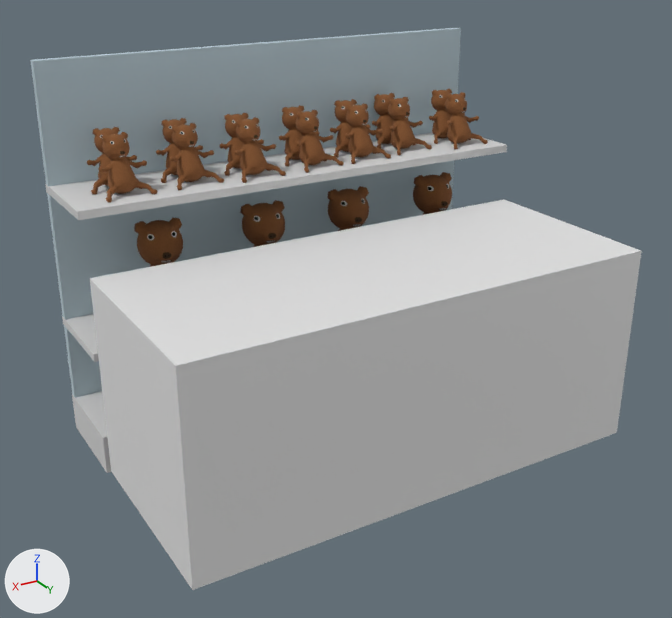
Before and after pictures for a commit that changed the glTF model theroom/excersizes/souvenirbutik/reol4.gltf.
The view is the same before and after, from a camera (50 mm lens) standing at (4.48, 8.32, 5.04) and looking at (0.2, 1.19, 1.48). The axes (+X, +Y, +Z) are drawn at lower left. The lights are the same throughout. Where no turn or scale is listed for an object, it has been applied to the vertices.
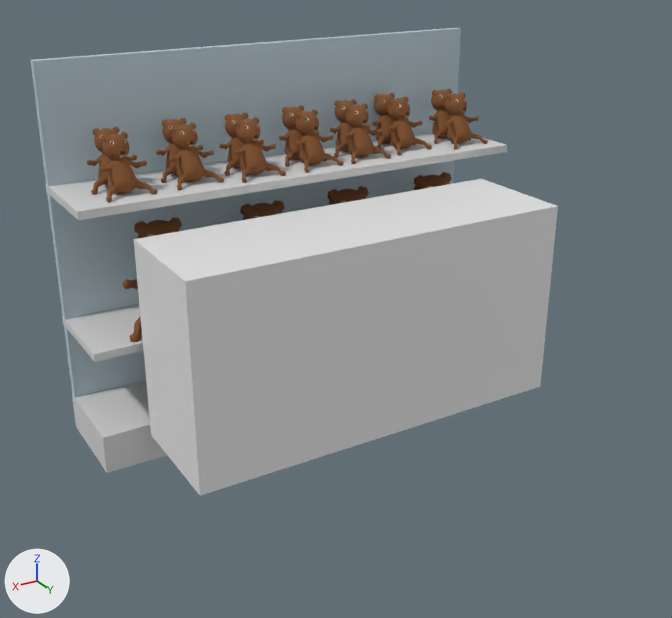
Where the change shows, as pixel boxes [x1, y1, x2, y2] in the pictures (672 x 618 px):
```json
{"object": "front.zone", "change": "moved, rescaled", "before": [90, 199, 642, 590], "after": [134, 179, 558, 496], "on screen": "23% narrower, 19% shorter"}
{"object": "Cube.004", "change": "unchanged, uncovered by the edit", "before": [72, 391, 111, 473], "after": [72, 380, 167, 473]}
{"object": "Cube.001", "change": "unchanged, uncovered by the edit", "before": [62, 314, 99, 362], "after": [62, 304, 144, 362]}
```

The change, as JSON lines over the scene's bpy script:
```json
{"op": "set", "path": "ob_front_zone.location", "old": "(0.03, 1.62, 1.05)", "new": "(0.03, 1.28, 1.36)"}
{"op": "set", "path": "ob_front_zone.scale", "old": "(2.37, 1.0, 1.0)", "new": "(1.96, 0.591, 1.0)"}
```
